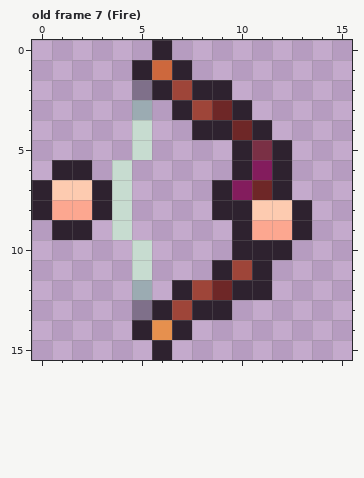
A pixel-art file gets an edit: Assets/Sprites/Weapons/Generation_One/Bow.aseprite. The first picture shows the starting point.
16x16 pixels, 9 frames. Shown: old frame 7 (Fire). The commit also changed other frames, which this record leaves out.
Once edited:
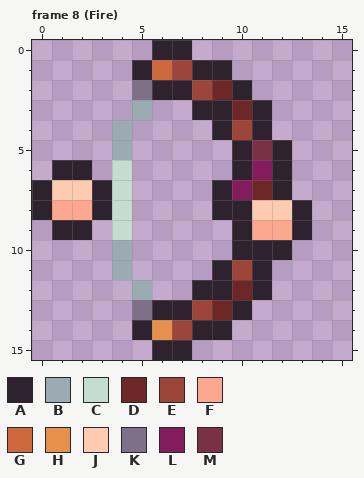
Palette (. is transparent): A #2e222f  B #9babb2  C #c7dcd0  D #6e2727  E #9e4539  F #fca790  G #cd683d  H #e6904e  J #fdcbb0  K #7f708a  L #831c5d  M #7a3045
Change:
frames 9 -> 10
Frame 8 (Fire) against old frame 7 (Fire):
y 0: x 7 . -> A
y 1: x 7..9 A.. -> EAA
y 2: x 7..10 EAA. -> AEDA
y 3: x 7..11 AEDA. -> .AADA
y 4: x 4..5 .C -> B.; x 8 A -> .; x 10 D -> E
y 5: x 4..5 .C -> B.
y 10..11: x 4..5 .C -> B.
y 12: x 7..10 AEDA -> .AAD
y 13: x 7..10 EAA. -> AEDA
y 14: x 7..9 A.. -> EAA
y 15: x 7 . -> A
Boxes around the changes in both pictures, in picture pixels (x1, y1, x2, y2):
changed: (112, 40, 272, 160)
changed: (112, 240, 252, 360)
